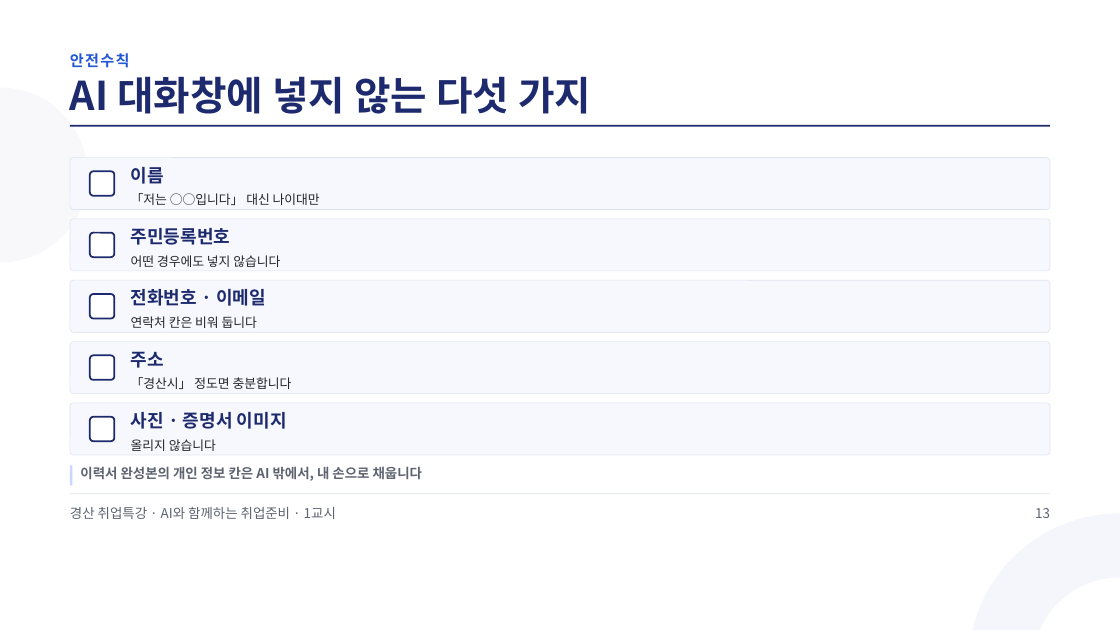
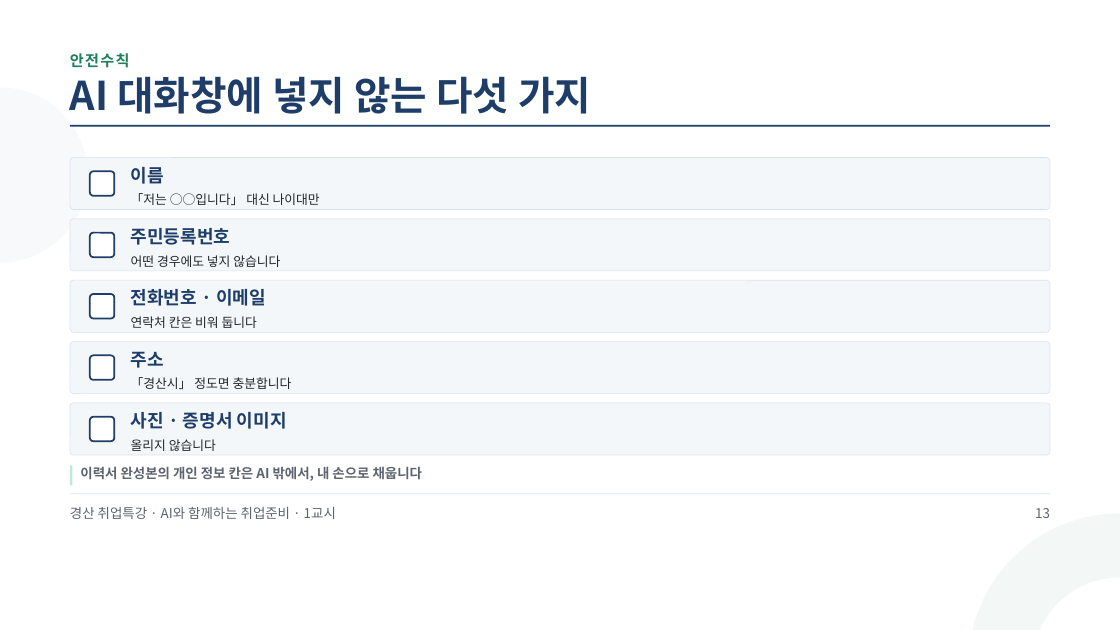
Before and after one commit to aebonlee/materials, a slide deck: slide 13 of gyeongsan/GSJOB_1교시_AI활용법.pptx. Drawn at 1120x630 pixels with LibreOffice and Linux fonts; fonts in the diff are those of the drawing. Boxes give left, top, right and bottom in pixels: in the first picture for what was removed or moved away, otherwise in the second. Text is boxed around its words. In the diff, an @@ line names an element or a change of style, - is before the commit and + after.

```diff
--- a/gyeongsan/GSJOB_1교시_AI활용법.pptx
+++ b/gyeongsan/GSJOB_1교시_AI활용법.pptx
@@ text "안전수칙" at [70, 53, 130, 68]: text colour #2457D6 to #1E7F5B @@
@@ ellipse at [0, 87, 87, 262]: fill #F8F8FA to #F8F9FA @@
@@ text "AI 대화창에 넣지 않는 다섯 ..." at [70, 76, 591, 114]: text colour #1E2A6E to #1E3E69 @@
@@ rectangle at [70, 125, 1050, 127]: fill #1E2A6E to #1E3E69 @@
@@ text at [131, 167, 164, 184]: text colour #1E2A6E to #1E3E69 in "이름" @@
@@ text at [131, 228, 231, 245]: text colour #1E2A6E to #1E3E69 in "주민등록번호" @@
@@ text at [131, 289, 266, 306]: text colour #1E2A6E to #1E3E69 in "전화번호 · 이메일" @@
@@ text at [131, 351, 164, 368]: text colour #1E2A6E to #1E3E69 in "주소" @@
@@ fill #F6F8FD to #F4F7FA; outline #DEE3F0 0.75 pt to #D8E1EE 0.75 pt in 5 elements at [70, 157, 1050, 209], [70, 219, 1050, 271], [70, 280, 1050, 332], [70, 342, 1050, 394], [70, 403, 1050, 455] @@
@@ outline #1E2A6E 2.25 pt to #1E3E69 2.25 pt in 5 elements at [90, 171, 114, 196], [90, 232, 114, 257], [90, 294, 114, 319], [90, 356, 114, 380], [90, 417, 114, 441] @@
@@ text at [131, 412, 287, 429]: text colour #1E2A6E to #1E3E69 in "사진 · 증명서 이미지" @@
@@ rectangle at [70, 465, 72, 485]: fill #C9D7FF to #C3E6D8 @@
```
Also in this commit, not shown: 23 other slides changed, 7 other files.
